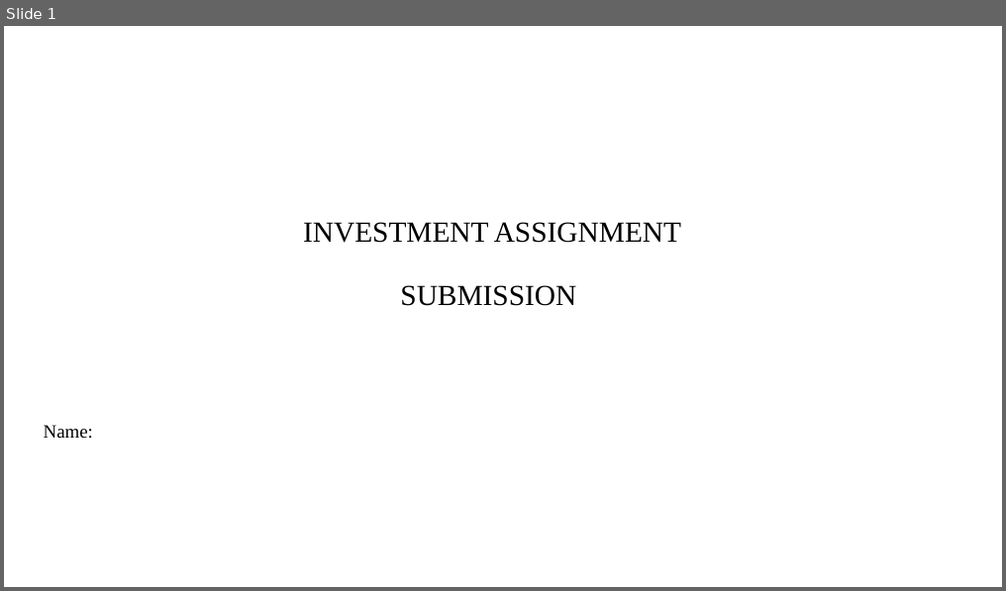
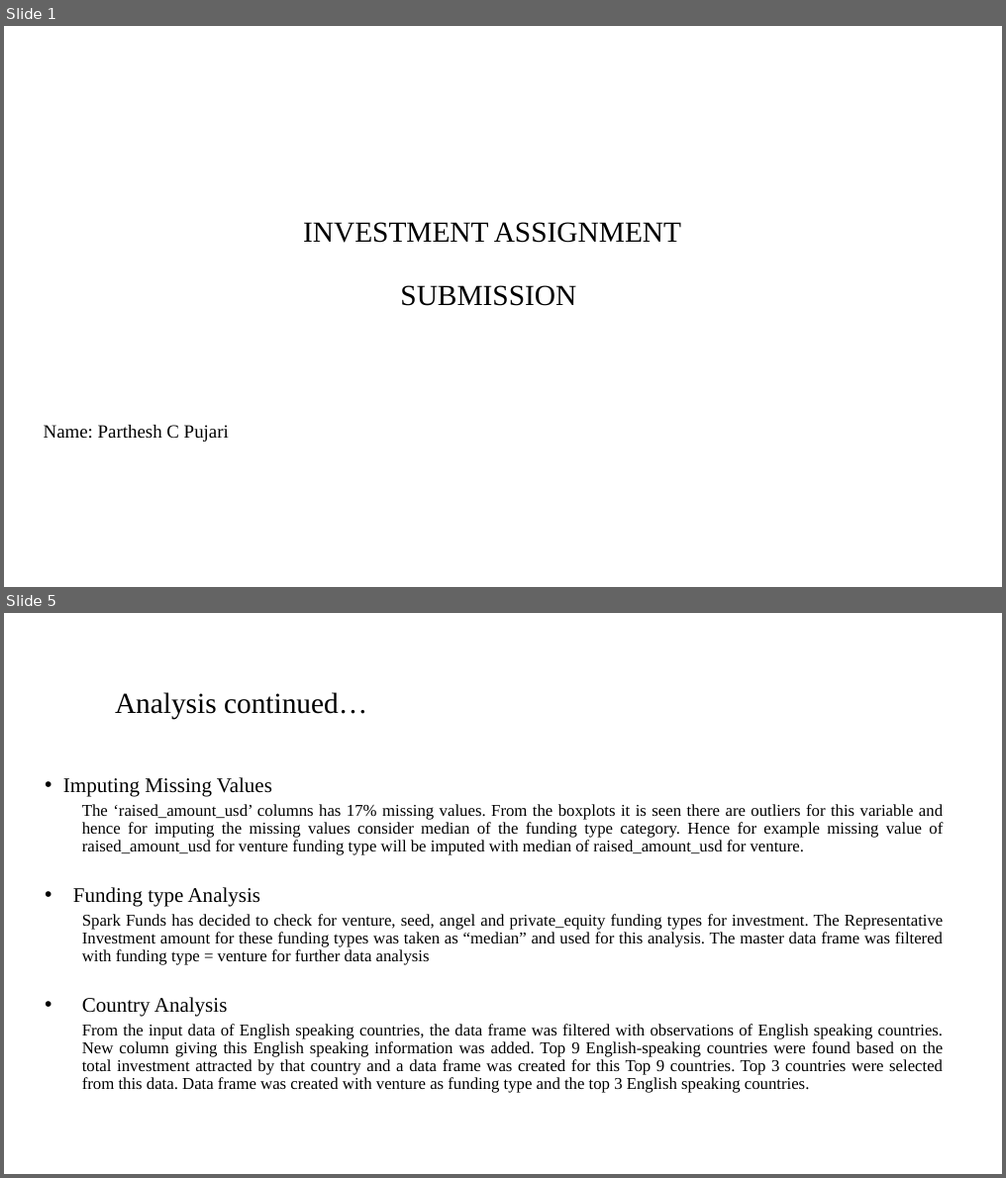
Before and after one commit to PCP4Dev/AI, a slide deck: InvestmentAssignment/INVEST.pptx. Shown one above the other, each under a label of ours: slide 1 before the commit, slides 1 and 5 after it; the slides between them are not shown. The pictures are 1006x591 and 1006x1178 pixels, drawn with LibreOffice and Linux fonts; fonts in the diff are those of the drawing; background and template pictures are left out. Boxes give left, top, right and bottom in pixels: in the first picture for what was removed or moved away, otherwise in the second. Text is boxed around its words. In the diff, an @@ line names an element or a change of style, - is before the commit and + after.

```diff
--- a/InvestmentAssignment/INVEST.pptx
+++ b/InvestmentAssignment/INVEST.pptx
@@ slide 5 added at box(4, 613, 1002, 1174), background #FFFFFF @@
@@ title added at box(115, 692, 367, 720), 28 pt, text #000000 @@
+Analysis continued…
@@ text added at box(63, 777, 944, 1093), 16 pt, text #000000 @@
+• Imputing Missing Values
+  The ‘raised_amount_usd’ columns has 17% missing values. From the boxplots it is seen there are outliers for this variable and hence for imputing the missing values consider median of the funding type category. Hence for example missing value of raised_amount_usd for venture funding type will be imputed with median of raised_amount_usd for venture.
+  • Funding type Analysis
+  Spark Funds has decided to check for venture, seed, angel and private_equity funding types for investment. The Representative Investment amount for these funding types was taken as “median” and used for this analysis. The master data frame was filtered with funding type = venture for further data analysis
+  • Country Analysis
+  From the input data of English speaking countries, the data frame was filtered with observations of English speaking countries. New column giving this English speaking information was added. Top 9 English-speaking countries were found based on the total investment attracted by that country and a data frame was created for this Top 9 countries. Top 3 countries were selected from this data. Data frame was created with venture as funding type and the top 3 English speaking countries.
@@ slide 1 changed as well @@
@@ subtitle at box(44, 425, 229, 442): text changed @@
-Name:
+Name: Parthesh C Pujari
```
Also in this commit, not shown: 3 other slides changed, 5 other slides added, 6 slides removed, 2 other files.
